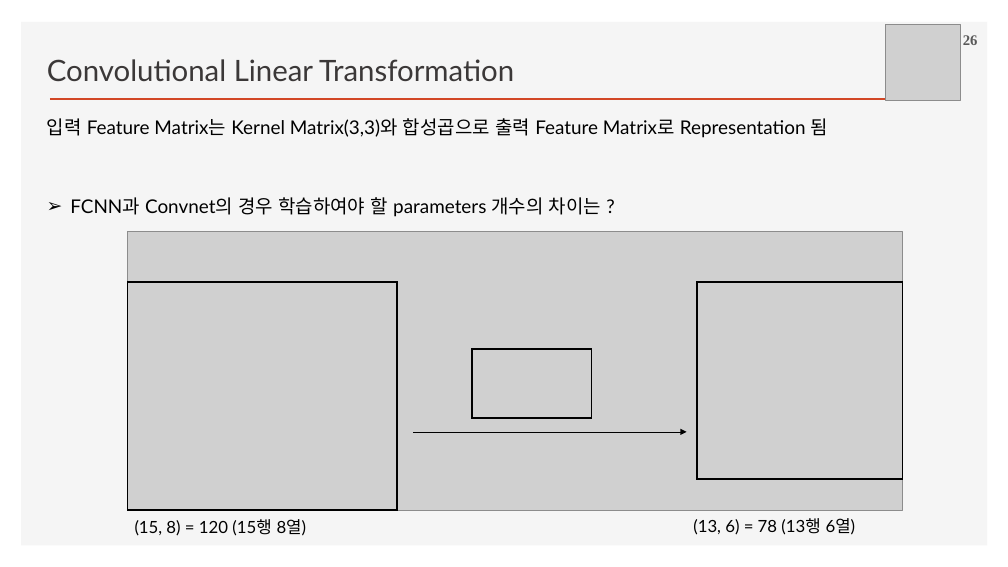
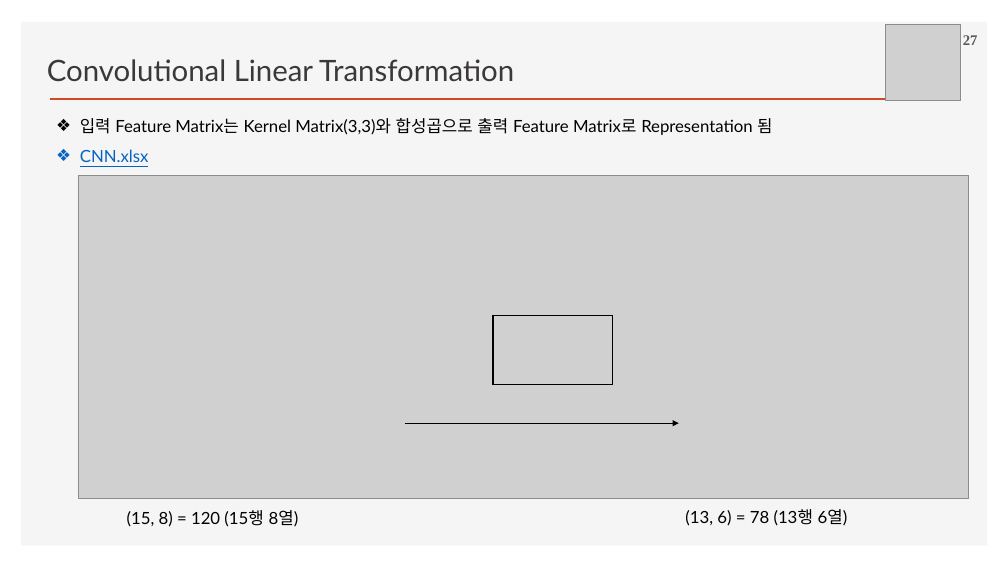
Before and after one commit to ancestor9/2026_Fall_Deep-Learning-with-Python, a slide deck: slide 27 of Chapter 08 Image Classification.pptx (slide 26 before the commit). Drawn at 1008x567 pixels with LibreOffice and Linux fonts; fonts in the diff are those of the drawing; grey boxes stand for pictures; background and template pictures are left out. Boxes give left, top, right and bottom in pixels: in the first picture for what was removed or moved away, otherwise in the second. Text is boxed around its words. In the diff, an @@ line names an element or a change of style, - is before the commit and + after.

```diff
--- a/Chapter 08 Image Classification.pptx
+++ b/Chapter 08 Image Classification.pptx
@@ page number at box(963, 35, 978, 45): text changed @@
-26
+27
@@ text "입력 Feature Matrix는 Kernel Matrix(3,3)와 ...": place and size @@
-text "입력 Feature Matrix는 Kernel Matrix(3,3)와 ..." at box(47, 118, 827, 138)
+text "입력 Feature Matrix는 Kernel Matrix(3,3)와 ..." at box(80, 118, 772, 162)
@@ text at box(80, 118, 772, 135): size 18 to 16 pt in "입력 Feature Matrix는 Kernel Matrix(3,3)와 합성곱으로 출력 ..."; bullet none to ❖; line spacing 1 to 1.5 @@
@@ text at box(80, 149, 149, 162): paragraph added @@
+❖ CNN.xlsx
@@ picture: place and size @@
-picture at box(128, 231, 903, 510)
+picture at box(79, 175, 969, 498)
@@ text removed at box(70, 197, 601, 217) @@
-➢ FCNN과 Convnet의 경우 학습하여야 할 parameters 개수의 차이는 ?
@@ rectangle removed at box(128, 282, 397, 510) @@
@@ rectangle removed at box(697, 282, 903, 479) @@
@@ rectangle: place and size @@
-rectangle at box(472, 349, 591, 418)
+rectangle at box(493, 315, 613, 384)
@@ 2 texts, 1 arrow: place and size @@
-2 texts, 1 arrow at box(135, 432, 856, 536)
+2 texts, 1 arrow at box(127, 423, 848, 527)
```
Also in this commit, not shown: 17 other slides changed, 3 slides added.
